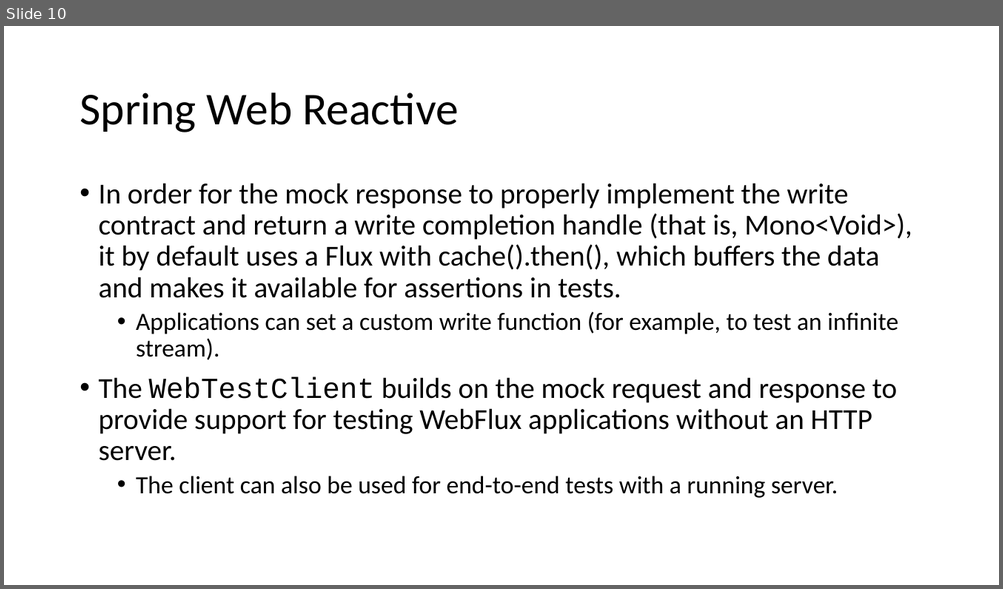
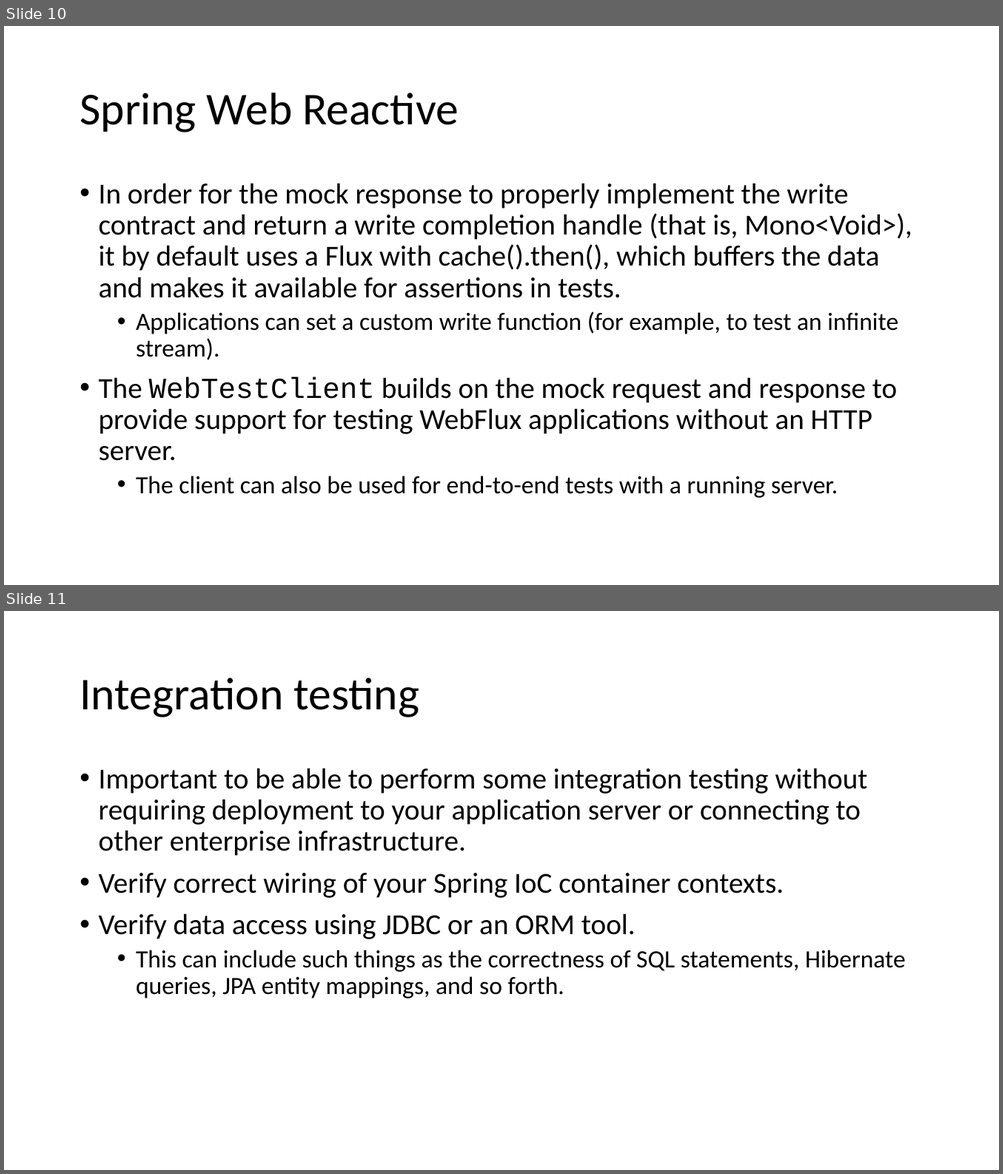
Before and after one commit to cebartling/test-driven, a slide deck: presentations/Introduction to Spring Framework Testing.pptx. Shown one above the other, each under a label of ours: slide 10 before the commit, slides 10 and 11 after it. The pictures are 1003x589 and 1003x1174 pixels, drawn with LibreOffice and Linux fonts; fonts in the diff are those of the drawing. Boxes give left, top, right and bottom in pixels: in the first picture for what was removed or moved away, otherwise in the second. Text is boxed around its words. In the diff, an @@ line names an element or a change of style, - is before the commit and + after.

Commit message:
Updates to Spring Framework testing support presentation

```diff
--- a/presentations/Introduction to Spring Framework Testing.pptx
+++ b/presentations/Introduction to Spring Framework Testing.pptx
@@ slide 11 added at (4, 611, 999, 1170), background #FFFFFF @@
@@ title added at (79, 678, 420, 718), 44 pt, text #000000 @@
+Integration testing
@@ text added at (99, 768, 905, 999), 28 pt, text #000000 @@
+• Important to be able to perform some integration testing without requiring deployment to your application server or connecting to other enterprise infrastructure.
+• Verify correct wiring of your Spring IoC container contexts.
+• Verify data access using JDBC or an ORM tool.
+  • This can include such things as the correctness of SQL statements, Hibernate queries, JPA entity mappings, and so forth.
```
Also in this commit, not shown: 8 other slides added.
